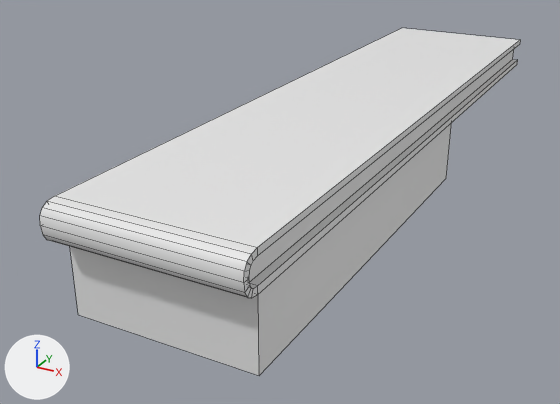
An edit to the FBX model Assets/Assets/Environment/CintaCajas.FBX, drawn before and after from the same camera.
One viewpoint serves both versions: a 50 mm camera at (1.56, -3.65, 1.64) aimed at (-0.28, -0.3, -0.03). The lights are fixed; the arrows at lower left show +X, +Y and +Z. Mesh edges are drawn as thin lines. Where no turn or scale is listed for an object, it has been applied to the vertices.

The older version as bpy lines, for what is in view:
```python
me_mesh = bpy.data.meshes.new('Mesh')
me_mesh.from_pydata(...)  # 74 vertices, 64 faces; spans x -0.43..0.43, y -1.83..1.83, z 0.0..0.52
ob_box004 = bpy.data.objects.new('Box004', me_mesh)
ob_box004.location = (0.0, 0.0, 0.0)
```
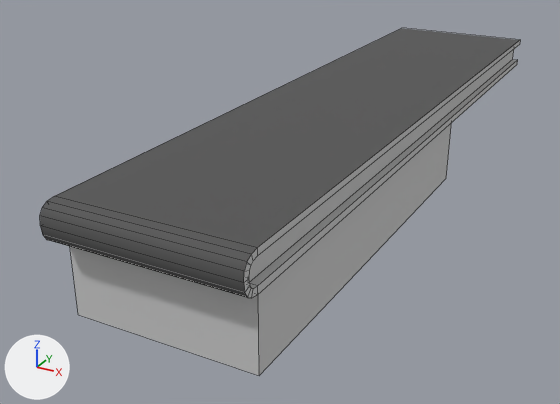
Boxes [x1, y1, x2, y2] around the edits, measured in the pictures (560 x 404 px):
part 1 of me_mesh, recoloured (white to grey): [40, 196, 256, 298] in both
part 2 of me_mesh, recoloured (white to grey): [55, 28, 520, 248] in both
part 3 of me_mesh, recoloured: [70, 41, 520, 375] in both

The change in detail:
Material '01 - Default' (mat_01___default) is new.
Its base color is (0.592, 0.592, 0.592) (light grey #cacaca).
Its roughness is 0.859.
Material '02 - Default' (mat_02___default) is new.
Its base color is (0.0902, 0.0902, 0.0902) (dark grey #555555).
Its roughness is 0.859.
me_mesh has 74 vertices, 64 faces and spans x -0.43..0.43, y -1.83..1.83, z 0.0..0.52.
me_mesh is used by ob_box004; location (0.0, 0.0, 0.0).
me_mesh part 1: all 8 faces centred in x 0.0, y -1.83..-1.77, z 0.35..0.51 switch from no material to mat_02___default (dark grey #555555).
me_mesh part 2: the 1 face centred in x 0.0, y 0.04, z 0.52 switches from no material to mat_02___default (dark grey #555555).
me_mesh part 3: 55 of the faces centred in x -0.43..0.43, y -1.82..0.38, z 0.18..0.5 switch from no material to mat_01___default (light grey #cacaca).
